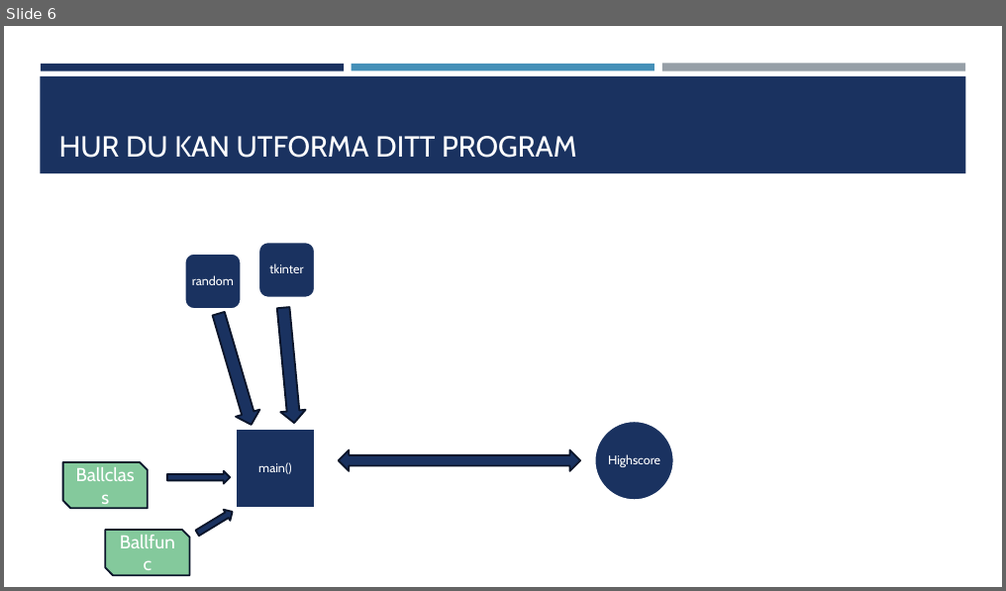
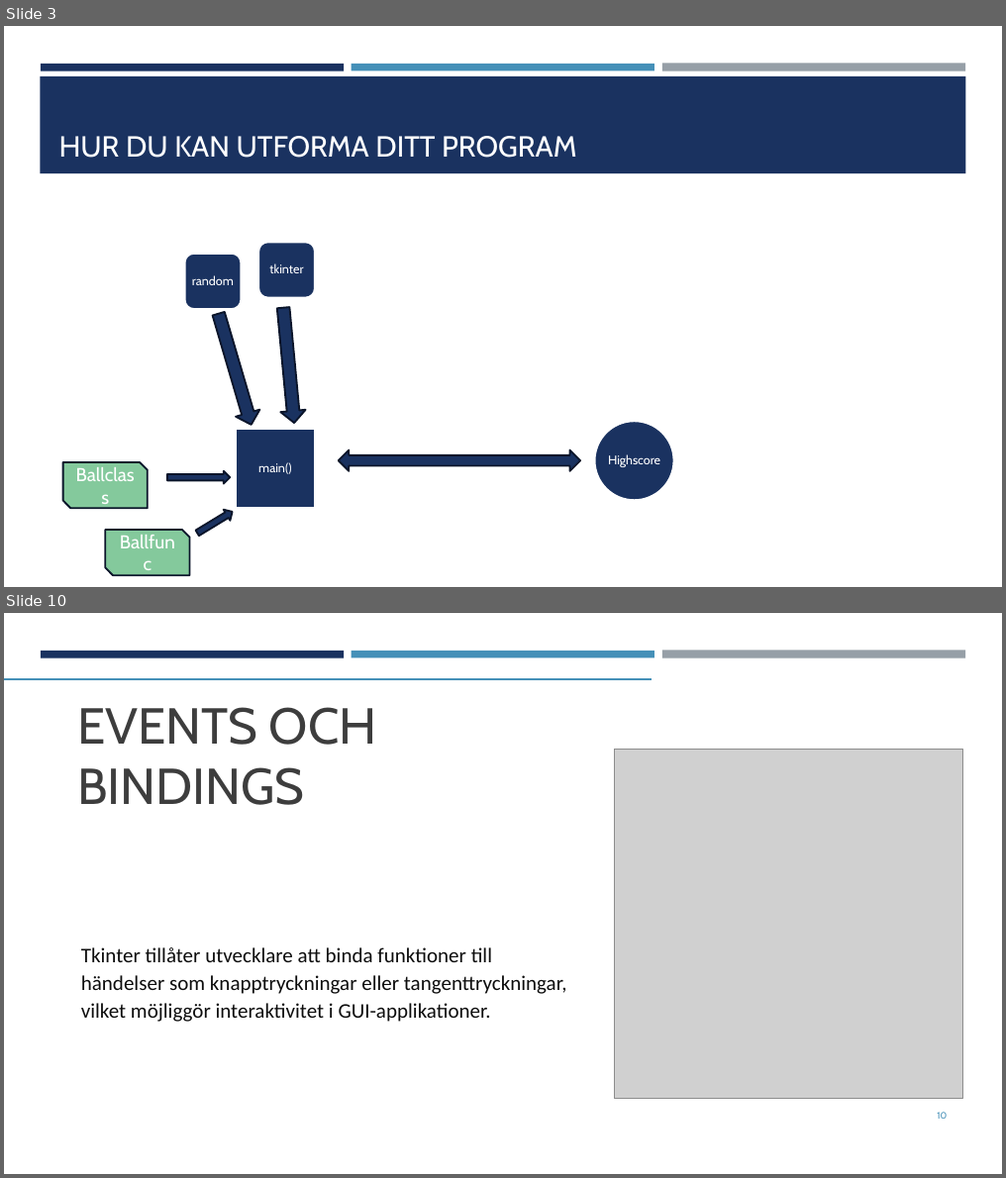
Before and after one commit to AleccInnov/Forts-ttningskurs_Python, a slide deck: Lektion 8/Exempel/Skapa ett spel.pptx. Shown one above the other, each under a label of ours: slide 6 before the commit, slides 3 and 10 after it; the slides between them are not shown. The pictures are 1006x591 and 1006x1178 pixels, drawn with LibreOffice and Linux fonts; fonts in the diff are those of the drawing; grey boxes stand for pictures. Boxes give left, top, right and bottom in pixels: in the first picture for what was removed or moved away, otherwise in the second. Text is boxed around its words. In the diff, an @@ line names an element or a change of style, - is before the commit and + after.

```diff
--- a/Lektion 8/Exempel/Skapa ett spel.pptx
+++ b/Lektion 8/Exempel/Skapa ett spel.pptx
@@ slide 10 added at bbox=[4, 613, 1002, 1174], background #FFFFFF; not listed: 3 template elements that a slide beside it also shows @@
@@ line added from (4, 679) to (650, 679), #969FA7 2 pt @@
@@ title added at bbox=[77, 707, 377, 805], 48.6 pt, text #3D3D3D @@
+EVENTS OCH BINDINGS
@@ picture added at bbox=[614, 750, 963, 1099] @@
@@ text added at bbox=[81, 948, 567, 1022], 20 pt, text #0D0D0D @@
+Tkinter tillåter utvecklare att binda funktioner till händelser som knapptryckningar eller tangenttryckningar, vilket möjliggör interaktivitet i GUI-applikationer.
@@ page number added at bbox=[937, 1112, 946, 1119], 9 pt, text #4590B8 @@
+10
@@ what was slide 6 is now slide 3 @@
```
Also in this commit, not shown: 2 slides changed, 5 other slides added, 2 slides removed, 7 other files.
